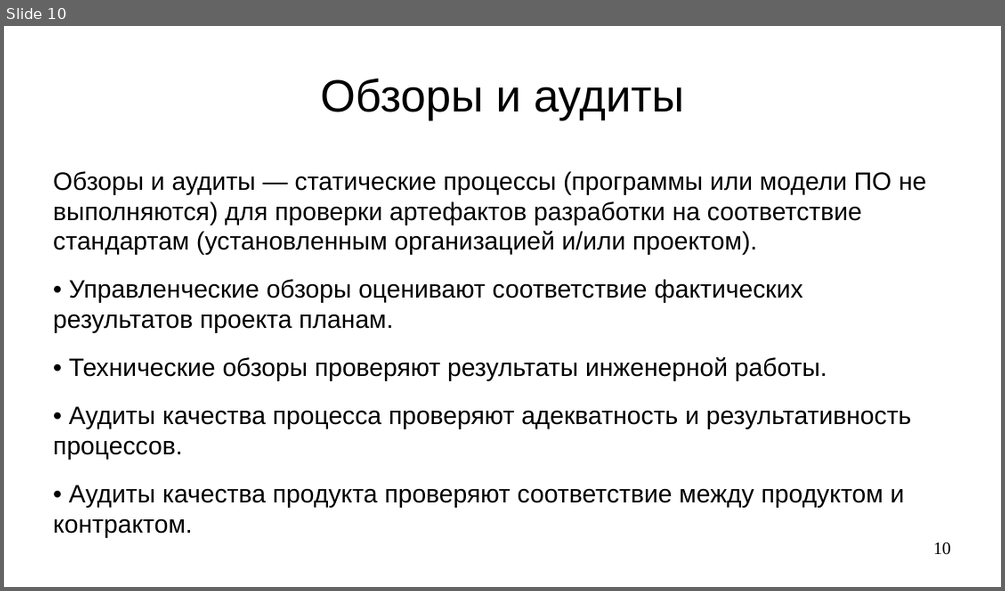
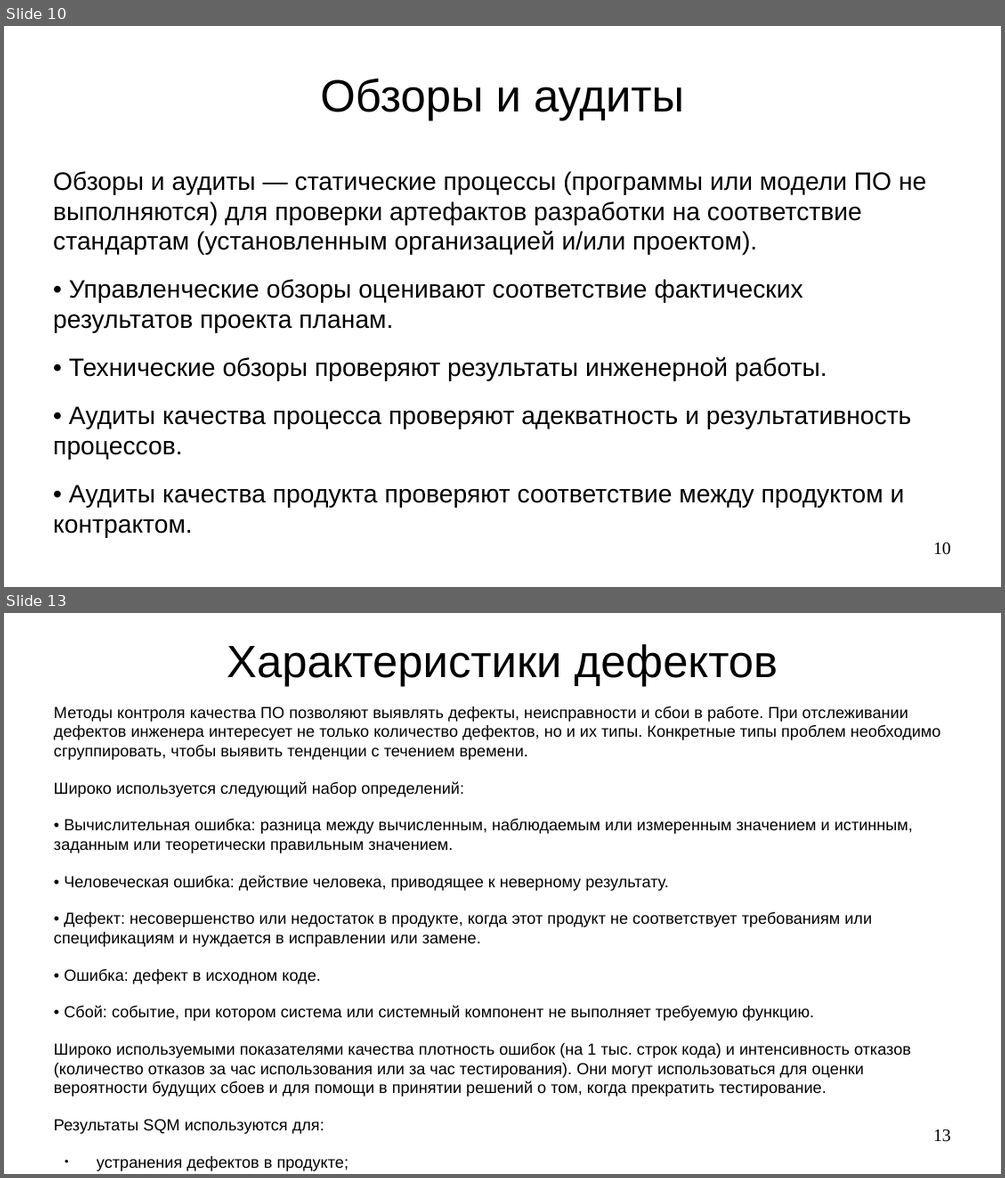
Before and after one commit to steelcraft/stud-lab, a slide deck: Лекции/CASWE01#L5.odp. Shown one above the other, each under a label of ours: slide 10 before the commit, slides 10 and 13 after it; the slides between them are not shown. The pictures are 1005x591 and 1005x1178 pixels, drawn with LibreOffice and Linux fonts; fonts in the diff are those of the drawing. Boxes give left, top, right and bottom in pixels: in the first picture for what was removed or moved away, otherwise in the second. Text is boxed around its words. In the diff, an @@ line names an element or a change of style, - is before the commit and + after.

```diff
--- a/Лекции/CASWE01#L5.odp
+++ b/Лекции/CASWE01#L5.odp
@@ slide 13 added at (4, 613, 1001, 1174), background #FFFFFF @@
@@ title added at (226, 644, 778, 687), 36 pt, text #000000 @@
+Характеристики дефектов
@@ text added at (54, 706, 941, 1134), 12.8 pt, text #000000 @@
+Методы контроля качества ПО позволяют выявлять дефекты, неисправности и сбои в работе. При отслеживании дефектов инженера интересует не только количество дефектов, но и их типы. Конкретные типы проблем необходимо сгруппировать, чтобы выявить тенденции с течением времени.
+Широко используется следующий набор определений:
+• Вычислительная ошибка: разница между вычисленным, наблюдаемым или измеренным значением и истинным, заданным или теоретически правильным значением.
+• Человеческая ошибка: действие человека, приводящее к неверному результату.
+• Дефект: несовершенство или недостаток в продукте, когда этот продукт не соответствует требованиям или спецификациям и нуждается в исправлении или замене.
+• Ошибка: дефект в исходном коде.
+• Сбой: событие, при котором система или системный компонент не выполняет требуемую функцию.
+Широко используемыми показателями качества плотность ошибок (на 1 тыс. строк кода) и интенсивность отказов (количество отказов за час использования или за час тестирования). Они могут использоваться для оценки вероятности будущих сбоев и для помощи в принятии решений о том, когда прекратить тестирование.
+Результаты SQM используются для:
+● устранения дефектов в продукте;
+● устранения причин дефектов, например, анализа первопричин (Root Cause Analysis, RCA) и совершенствования процессов.
@@ page number added at (933, 1129, 951, 1142), 14 pt, text #000000 @@
+13
```
Also in this commit, not shown: 4 other slides added.
